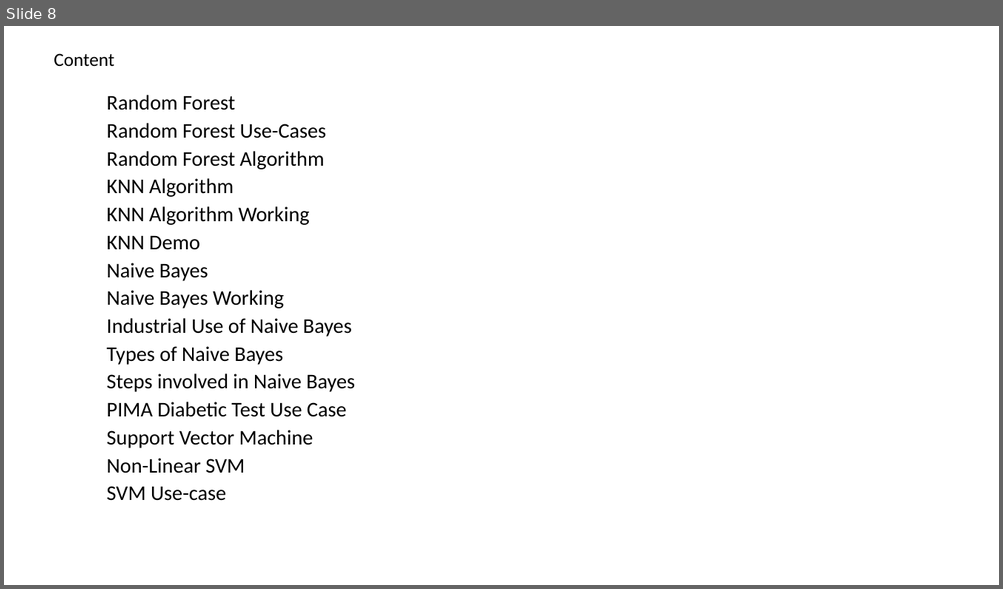
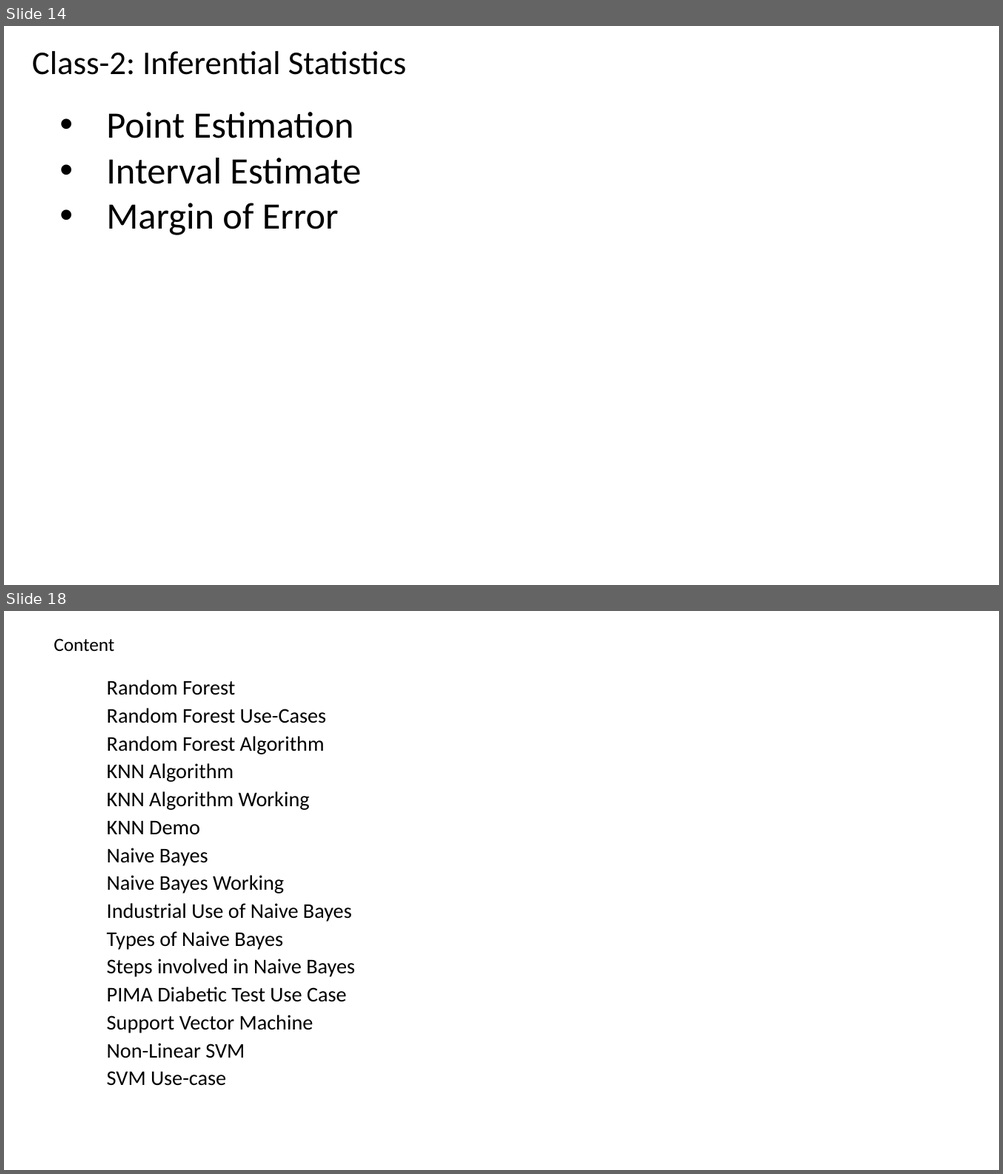
Before and after one commit to renshan2/accesspy, a slide deck: AI-ML-DL/Machine Learning.pptx. Shown one above the other, each under a label of ours: slide 8 before the commit, slides 14 and 18 after it; the slides between them are not shown. The pictures are 1003x589 and 1003x1174 pixels, drawn with LibreOffice and Linux fonts; fonts in the diff are those of the drawing. Boxes give left, top, right and bottom in pixels: in the first picture for what was removed or moved away, otherwise in the second. Text is boxed around its words. In the diff, an @@ line names an element or a change of style, - is before the commit and + after.

```diff
--- a/AI-ML-DL/Machine Learning.pptx
+++ b/AI-ML-DL/Machine Learning.pptx
@@ slide 14 added at bbox=[4, 26, 999, 585], background #FFFFFF @@
@@ text added at bbox=[32, 51, 406, 75], 32 pt, text #000000 @@
+Class-2: Inferential Statistics
@@ subtitle added at bbox=[106, 112, 361, 235], 36 pt, text #000000 @@
+  • Point Estimation
+  • Interval Estimate
+  • Margin of Error
@@ what was slide 8 is now slide 18 @@
```
Also in this commit, not shown: 4 slides changed, 10 other slides added, 1 slide removed, 4 other files.
